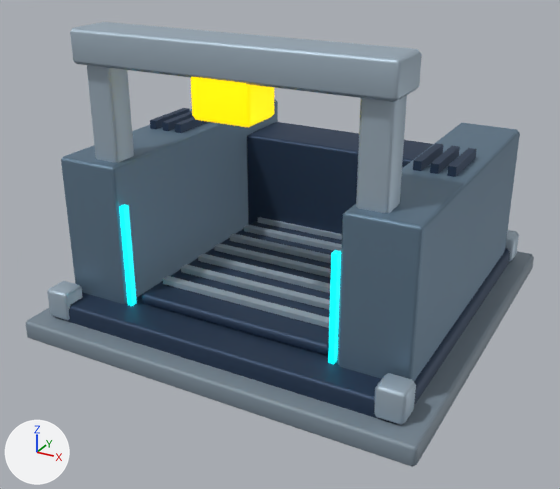
What one commit did to the Blender file art/fabricator.blend.
Rendered twice from a 50 mm camera at (3.87, -7.57, 4.49) aimed at (-0.06, -0.42, 0.92). Lighting does not change. The marker at lower left points along +X, +Y and +Z. The older version comes first.
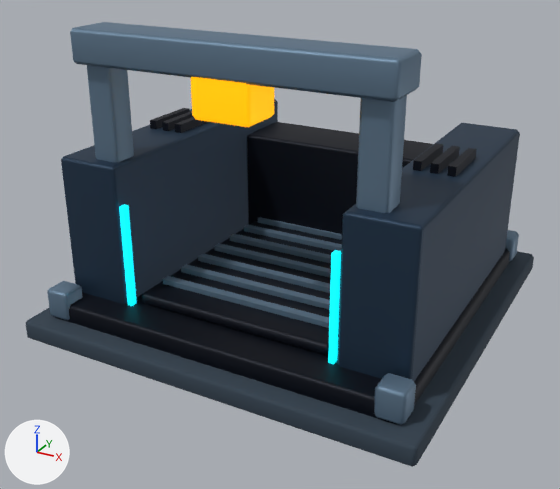
Pixel boxes [x1, y1, x2, y2] of what changed, in the pictures (560 x 489 px):
'Factory side pod.001', recoloured (blue to dark blue)
    both: [338, 123, 520, 381]
'Factory side pod', recoloured (blue to dark blue)
    both: [61, 99, 278, 304]
'Foundation', recoloured (greyish blue to dark blue)
    both: [26, 251, 534, 467]
'Gantry bridge', recoloured (light grey to blue)
    both: [70, 22, 422, 102]
'Undercarriage', recoloured (dark blue to black)
    both: [56, 248, 510, 424]
'Rear workshop', recoloured (dark blue to black)
    both: [247, 122, 433, 234]
'Conveyor', recoloured (dark blue to black)
    both: [142, 221, 342, 355]
'Gantry pillar.001', recoloured (darker)
    both: [356, 95, 407, 213]
'Gantry pillar', recoloured (light grey to blue)
    both: [87, 65, 134, 162]
'Manipulator carriage', recoloured
    both: [191, 77, 274, 127]
'Corner lock.003', recoloured (darker)
    both: [374, 373, 416, 425]
'Conveyor rib.006', recoloured (darker)
    both: [163, 276, 329, 328]
'Conveyor rib.005', recoloured (darker)
    both: [181, 264, 340, 310]
'Conveyor rib.004', recoloured (darker)
    both: [198, 254, 330, 293]
'Conveyor rib.003', recoloured (darker)
    both: [214, 243, 341, 278]
'Corner lock.001', recoloured (darker)
    both: [47, 281, 83, 320]
'Conveyor rib.002', recoloured (darker)
    both: [230, 234, 331, 263]
'Conveyor rib.001', recoloured (darker)
    both: [244, 225, 342, 251]
'Conveyor rib', recoloured (darker)
    both: [258, 217, 342, 240]
'Cooling fin.004', recoloured (dark blue to black)
    both: [430, 146, 460, 174]
'Cooling fin.003', recoloured (dark blue to black)
    both: [413, 143, 443, 171]
'Cooling fin.005', recoloured (dark blue to black)
    both: [447, 148, 477, 177]
'Cooling fin', recoloured (dark blue to black)
    both: [150, 108, 190, 129]
'Corner lock.002', recoloured (darker)
    both: [505, 230, 519, 262]
'Cooling fin.002', recoloured (dark blue to black)
    both: [175, 117, 207, 133]
'Cooling fin.001', recoloured (dark blue to black)
    both: [162, 111, 193, 131]

Patch to the scene script:
```diff
--- a/art/fabricator.blend.py
+++ b/art/fabricator.blend.py
@@ mat_concrete @@
 mat_concrete = principled_material('concrete')
-mat_concrete.base_color = (0.204, 0.263, 0.318)  # greyish blue #7d8c99
+mat_concrete.base_color = (0.0343, 0.0561, 0.0823)  # dark blue #344351
 mat_concrete.metallic = 0.1
@@ mat_dark @@
 mat_dark = principled_material('dark')
-mat_dark.base_color = (0.0314, 0.0588, 0.114)  # dark blue #32455f
+mat_dark.base_color = (0.00243, 0.00478, 0.0123)  # black #080f1d
 mat_dark.metallic = 0.55
@@ mat_edge @@
 mat_edge = principled_material('edge')
-mat_edge.base_color = (0.412, 0.51, 0.596)  # light grey #acbdcb
+mat_edge.base_color = (0.141, 0.223, 0.314)  # blue #698298
 mat_edge.metallic = 0.55
@@ mat_armor @@
 mat_armor = principled_material('armor')
-mat_armor.base_color = (0.149, 0.235, 0.322)  # blue #6c859a
+mat_armor.base_color = (0.0194, 0.0452, 0.0844)  # dark blue #263c52
 mat_armor.metallic = 0.55
@@ mat_amber @@
 mat_amber.roughness = 0.55
-mat_amber.emission_color = (1.0, 0.667, 0.0)  # yellow #ffd500
+mat_amber.emission_color = (1.0, 0.402, 0.0)  # orange #ffaa00
 mat_amber.emission_strength = 1.0
```
